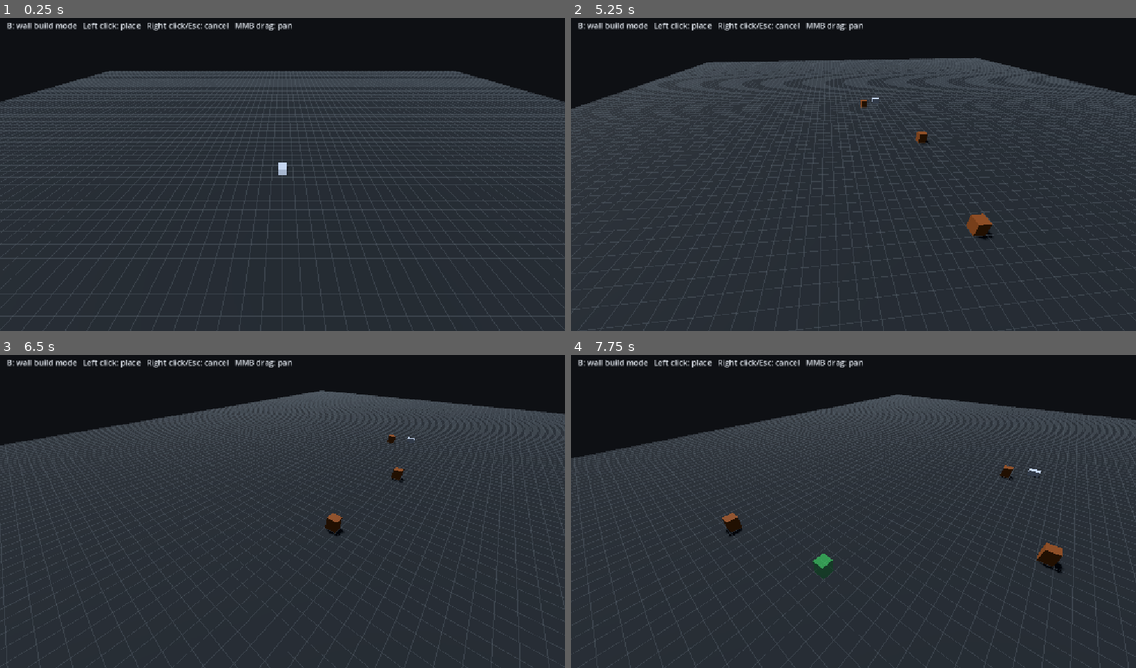
Above: before the commit, frames 1-4 (two rows, left to right).
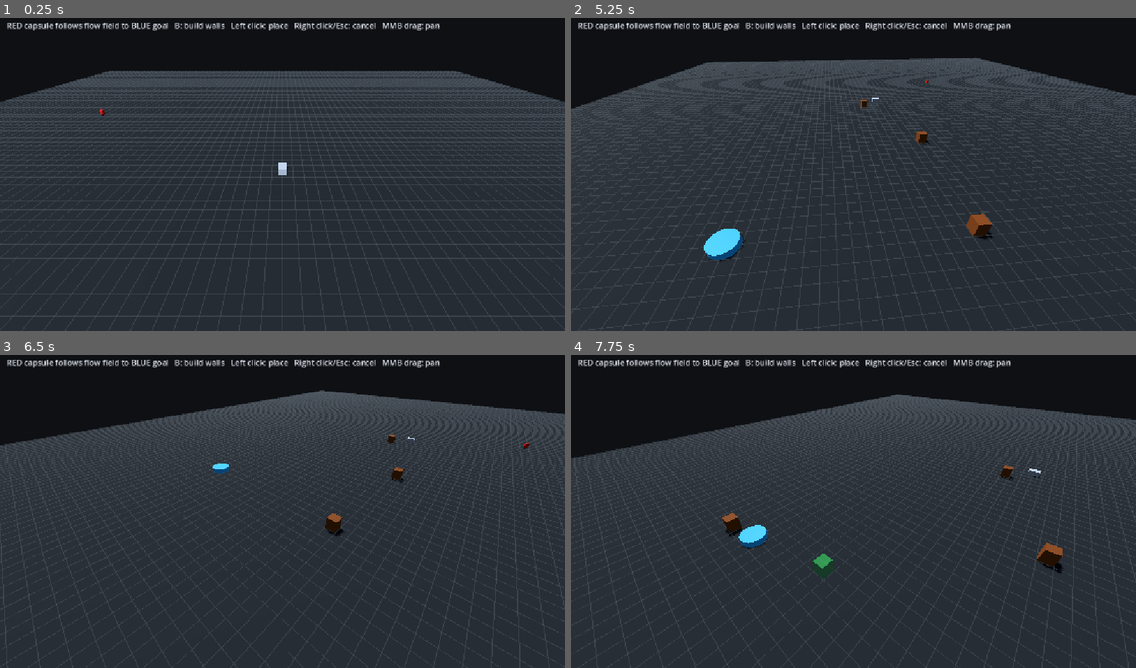
Above: after the commit, the same moments.

Repository: CaptainTiki/HordeLab
Game: Godot game, scene res://scenes/main.tscn
The game is run twice, just before and just after one commit, with the same random seed, the same clock (stepped at 60 frames per second) and the same inputs.
Inputs (mouse positions are in pixels of both pictures, inside the frame that each line leads up to):
- Up to frame 1 (0.25 s): no input
- Up to frame 2 (5.25 s): tap Enter at 0.5, 5 s; move the mouse to (977, 155) at 0.52 s; hold D 0.53-1.25 s; tap B at 0.6, 3.6 s; click (977, 155) at 0.67 s; drag from (740, 187) to (825, 237) at 1.27 s; move the mouse to (910, 102) at 2.02 s; hold D 2.03-2.75 s; hold Q 2.03-2.75 s; drag from (825, 237) to (684, 124) at 2.77 s; tap Space at 3.5 s; move the mouse to (1023, 221) at 3.52 s; hold A 3.53-4.25 s; drag from (684, 124) to (768, 93) at 4.27 s; move the mouse to (881, 171) at 5.02 s; hold S from 5.03 s (still down); hold Q from 5.03 s (still down); click (881, 171) at 5.17 s
- Up to frame 3 (6.5 s): release S at 5.75 s; release Q at 5.75 s; drag from (197, 430) to (169, 524) at 5.77 s
- Up to frame 4 (7.75 s): tap Space at 6.5 s; move the mouse to (977, 492) at 6.52 s; hold W 6.53-7.25 s; tap B at 6.6 s; drag from (740, 524) to (825, 574) at 7.27 s

The runs differ from the first frame. In frame 1, 1.1% of the frame differs, in the area x 1-78%, y 1-32%; in frame 2, 1.6%, in the area x 1-78%, y 1-78%; in frame 3, 1.1%; in frame 4, 1.3%.

Commit message:
Wire first flow-field agent and goal

Diff:
--- a/scenes/main.tscn
+++ b/scenes/main.tscn
@@ -1,10 +1,12 @@
-[gd_scene load_steps=14 format=3]
+[gd_scene load_steps=20 format=3]
 
 [ext_resource type="Script" path="res://scripts/rts_camera.gd" id="1_camera"]
 [ext_resource type="Script" path="res://scripts/selection_controller.gd" id="2_select"]
 [ext_resource type="Script" path="res://scripts/hero_scv.gd" id="3_hero"]
 [ext_resource type="Script" path="res://scripts/battlefield_grid.gd" id="4_grid"]
 [ext_resource type="Script" path="res://scripts/build_controller.gd" id="5_build"]
+[ext_resource type="Script" path="res://scripts/flow_field.gd" id="6_flow"]
+[ext_resource type="Script" path="res://scripts/flow_agent.gd" id="7_agent"]
 
 [sub_resource type="StandardMaterial3D" id="Ground_material"]
 albedo_color = Color(0.14, 0.16, 0.18, 1)
@@ -38,6 +40,29 @@
 albedo_color = Color(1, 0.82, 0.08, 1)
 emission_enabled = true
 emission = Color(0.45, 0.30, 0.02, 1)
+
+[sub_resource type="StandardMaterial3D" id="Goal_material"]
+albedo_color = Color(0.15, 0.65, 0.95, 1)
+emission_enabled = true
+emission = Color(0.03, 0.18, 0.32, 1)
+roughness = 0.55
+
+[sub_resource type="CylinderMesh" id="Goal_mesh"]
+top_radius = 2.0
+bottom_radius = 2.0
+height = 1.0
+radial_segments = 24
+
+[sub_resource type="StandardMaterial3D" id="Agent_material"]
+albedo_color = Color(0.9, 0.16, 0.12, 1)
+roughness = 0.65
+
+[sub_resource type="CapsuleMesh" id="Agent_mesh"]
+material = SubResource("Agent_material")
+radius = 0.55
+height = 1.8
+radial_segments = 12
+rings = 4
 
 [sub_resource type="Environment" id="Environment_world"]
 background_mode = 1
@@ -76,6 +101,28 @@
 mesh = SubResource("Selection_mesh")
 material_override = SubResource("Selection_material")
 
+[node name="Goal" type="Node3D" parent="."]
+position = Vector3(56, 0, 30)
+
+[node name="MeshInstance3D" type="MeshInstance3D" parent="Goal"]
+position = Vector3(0, 0.5, 0)
+mesh = SubResource("Goal_mesh")
+material_override = SubResource("Goal_material")
+
+[node name="FlowField" type="Node" parent="."]
+script = ExtResource("6_flow")
+grid_path = NodePath("../BattlefieldGrid")
+goal_path = NodePath("../Goal")
+
+[node name="TestAgent" type="Node3D" parent="."]
+position = Vector3(-56, 0.9, -30)
+script = ExtResource("7_agent")
+grid_path = NodePath("../BattlefieldGrid")
+flow_field_path = NodePath("../FlowField")
+
+[node name="MeshInstance3D" type="MeshInstance3D" parent="TestAgent"]
+mesh = SubResource("Agent_mesh")
+
 [node name="RTSCamera" type="Node3D" parent="."]
 script = ExtResource("1_camera")
 
@@ -105,8 +152,8 @@
 [node name="Instructions" type="Label" parent="HUD"]
 offset_left = 14.0
 offset_top = 12.0
-offset_right = 520.0
+offset_right = 760.0
 offset_bottom = 52.0
 theme_override_colors/font_color = Color(0.9, 0.92, 0.95, 1)
 theme_override_font_sizes/font_size = 16
-text = "B: wall build mode   Left click: place   Right click/Esc: cancel   MMB drag: pan"
+text = "RED capsule follows flow field to BLUE goal   B: build walls   Left click: place   Right click/Esc: cancel   MMB drag: pan"
